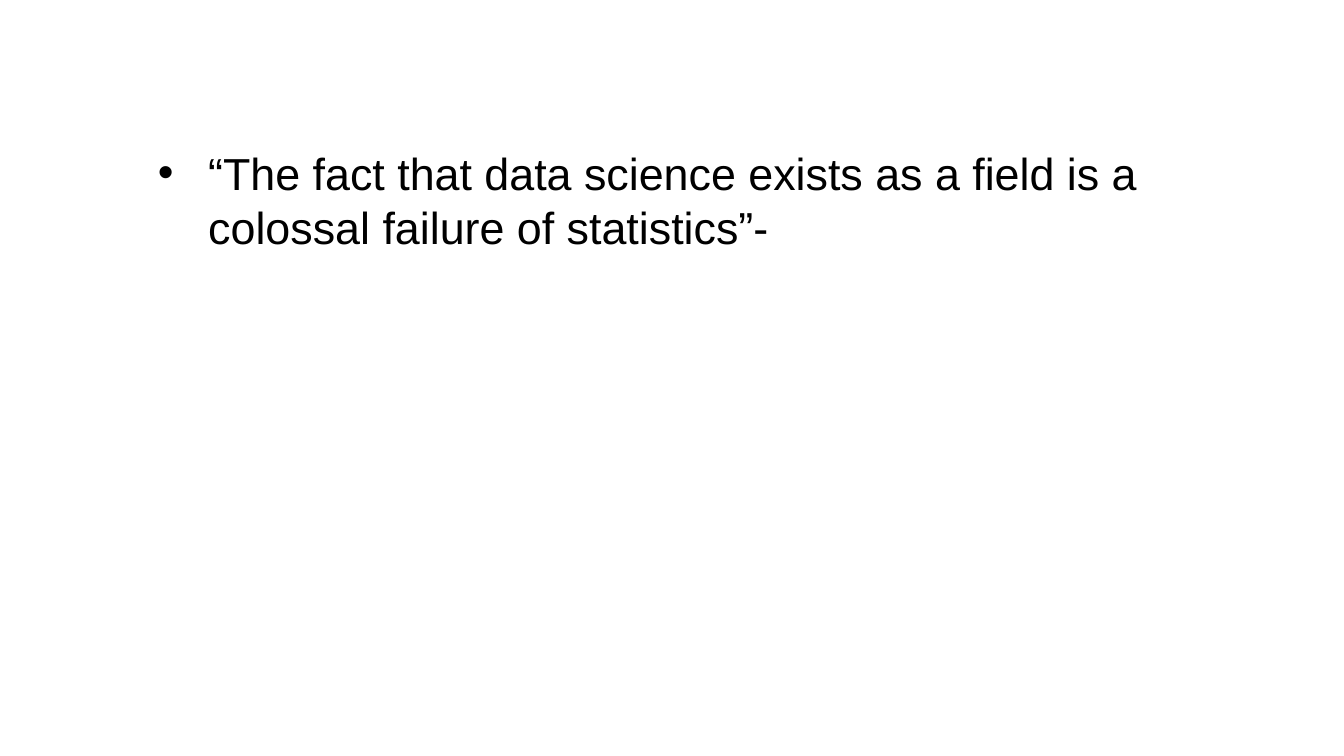
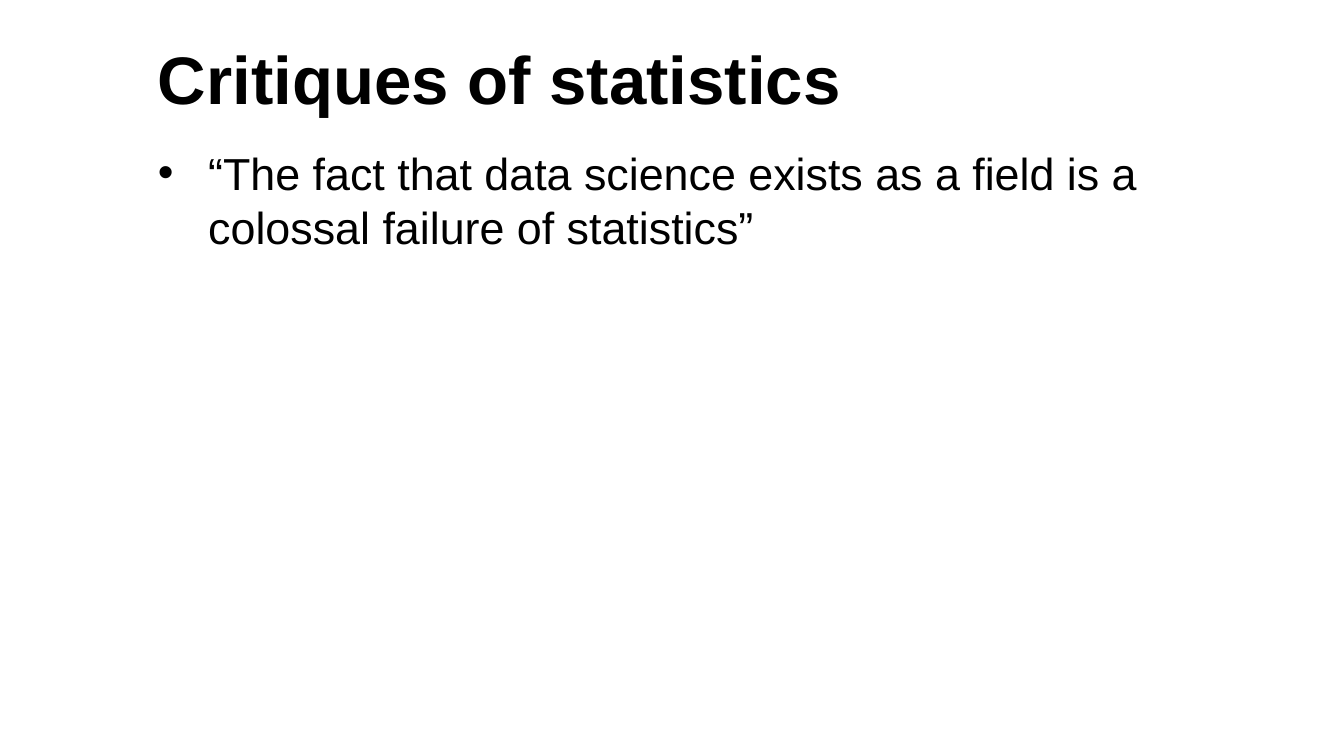
Before and after one commit to TiniusM/MA8701-Project-2, a slide deck: slide 6 of Article presentation.pptx (slide 4 before the commit). Drawn at 1344x756 pixels with LibreOffice and Linux fonts; fonts in the diff are those of the drawing; background and template pictures are left out. Boxes give left, top, right and bottom in pixels: in the first picture for what was removed or moved away, otherwise in the second. Text is boxed around its words. In the diff, an @@ line names an element or a change of style, - is before the commit and + after.

```diff
--- a/Article presentation.pptx
+++ b/Article presentation.pptx
@@ title added at (158, 55, 840, 116), 36 pt, text #000000, bold @@
+Critiques of statistics
@@ text at (208, 157, 1137, 245): text changed @@
-• “The fact that data science exists as a field is a colossal failure of statistics”-
+• “The fact that data science exists as a field is a colossal failure of statistics”
```
Also in this commit, not shown: 1 other slide changed, 7 slides added, 3 slides removed.
